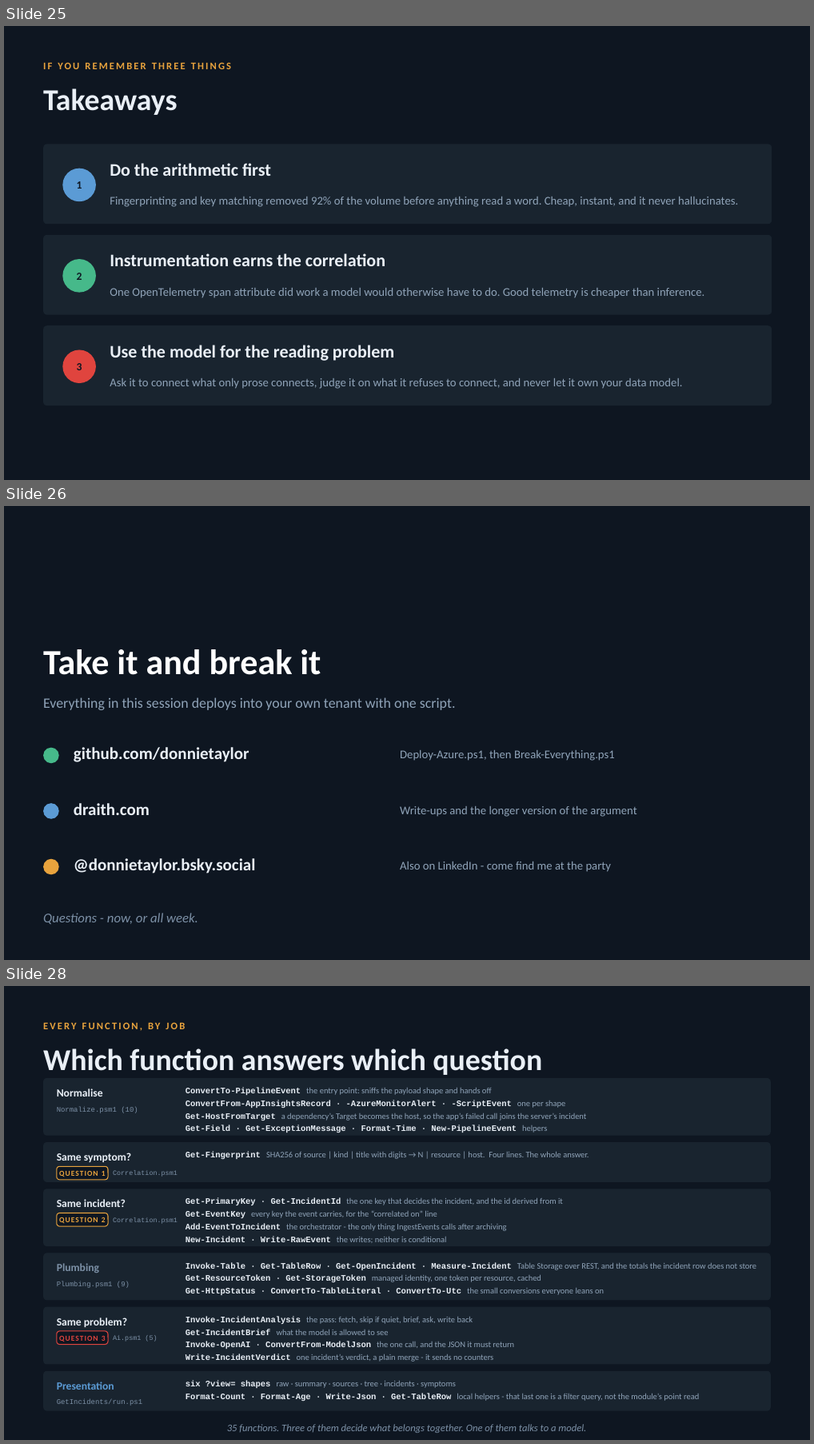
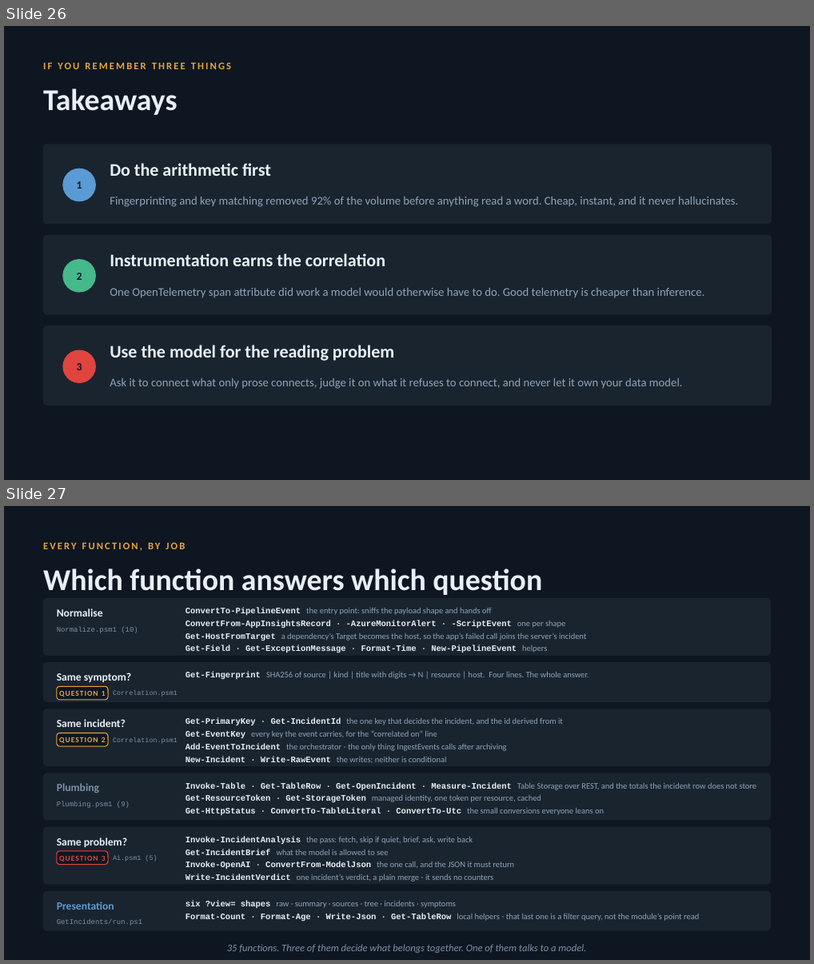
Before and after one commit to donnietaylor/cas2026, a slide deck: smarter-monitoring/slides/smarter-monitoring.pptx. Shown one above the other, each under a label of ours: slides 25, 26 and 28 before the commit, slides 26 and 27 after it; the slides between them are not shown. The pictures are 814x1444 and 814x964 pixels, drawn with LibreOffice and Linux fonts; fonts in the diff are those of the drawing. Boxes give left, top, right and bottom in pixels: in the first picture for what was removed or moved away, otherwise in the second. Text is boxed around its words. In the diff, an @@ line names an element or a change of style, - is before the commit and + after.

Commit message:
session updates

```diff
--- a/smarter-monitoring/slides/smarter-monitoring.pptx
+++ b/smarter-monitoring/slides/smarter-monitoring.pptx
@@ slide 26 removed at [4,506,810,960], background #0E1621 @@
@@ text removed at [43,649,321,675] @@
-Take it and break it
@@ text removed at [43,697,456,710] @@
-Everything in this session deploys into your own tenant with one script.
@@ ellipse removed at [43,748,59,763] @@
@@ text removed at [74,747,250,762] @@
-github.com/donnietaylor
@@ text removed at [400,750,615,760] @@
-Deploy-Azure.ps1, then Break-Everything.ps1
@@ ellipse removed at [43,803,59,819] @@
@@ text removed at [74,803,150,815] @@
-draith.com
@@ text removed at [400,806,637,816] @@
-Write-ups and the longer version of the argument
@@ ellipse removed at [43,859,59,875] @@
@@ text removed at [74,858,256,873] @@
-@donnietaylor.bsky.social
@@ text removed at [400,861,611,872] @@
-Also on LinkedIn - come find me at the party
@@ text removed at [43,912,198,924] @@
-Questions - now, or all week.
@@ what was slide 25 is now slide 26 @@
@@ what was slide 28 is now slide 27 @@
```
Also in this commit, not shown: 2 slides added, 1 other slide removed, 5 other files.
